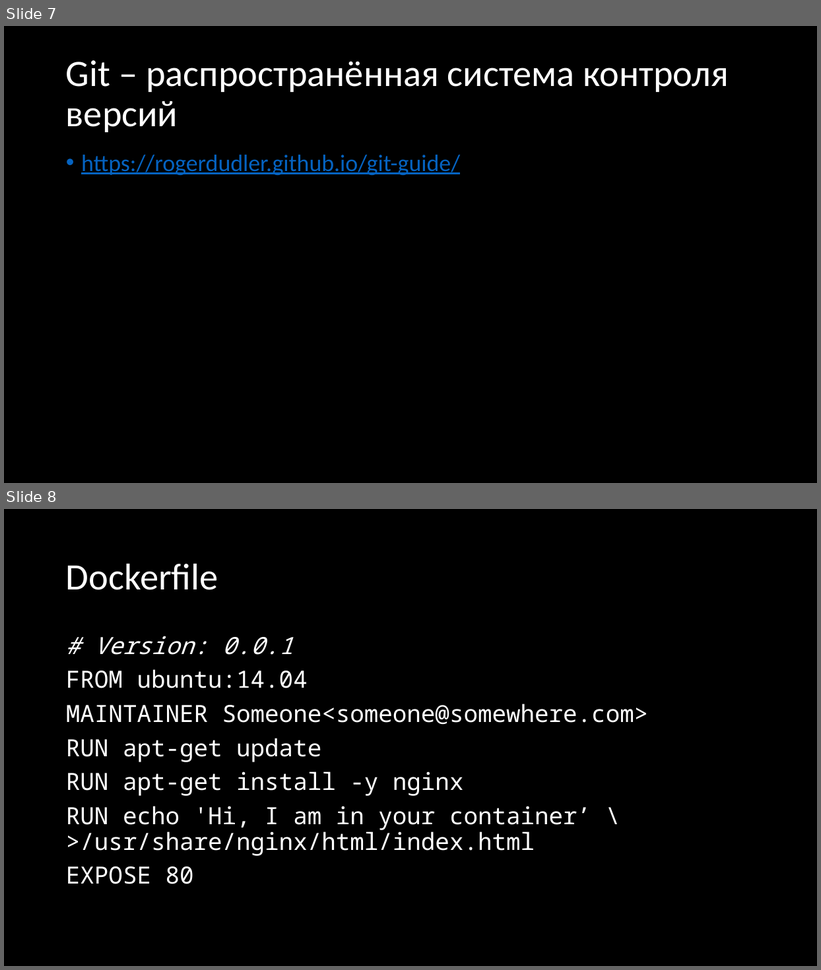
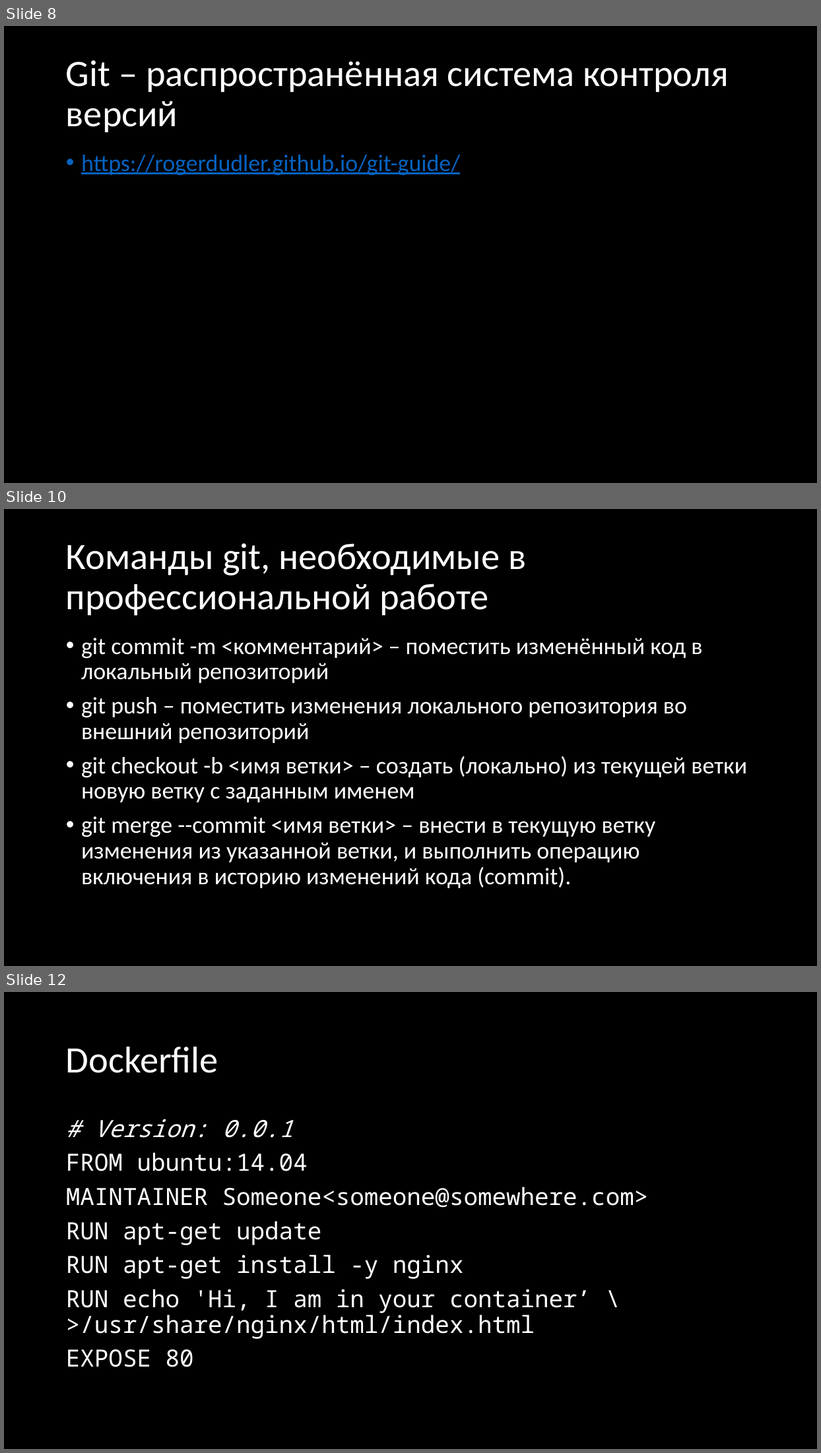
Before and after one commit to anakham/MIET.AI.Course, a slide deck: Лекция 0/Лекция 0. Вводная.pptx. Shown one above the other, each under a label of ours: slides 7 and 8 before the commit, slides 8, 10 and 12 after it; the slides between them are not shown. The pictures are 821x970 and 821x1453 pixels, drawn with LibreOffice and Linux fonts; fonts in the diff are those of the drawing. Boxes give left, top, right and bottom in pixels: in the first picture for what was removed or moved away, otherwise in the second. Text is boxed around its words. In the diff, an @@ line names an element or a change of style, - is before the commit and + after.

```diff
--- a/Лекция 0/Лекция 0. Вводная.pptx
+++ b/Лекция 0/Лекция 0. Вводная.pptx
@@ slide 10 added at (x1=4, y1=509, x2=817, y2=966), background #000000 @@
@@ title added at (x1=66, y1=543, x2=526, y2=616), 44 pt, text #FFFFFF @@
+Команды git, необходимые в профессиональной работе
@@ text added at (x1=81, y1=638, x2=747, y2=889), 28 pt, text #FFFFFF @@
+• git commit -m <комментарий> – поместить изменённый код в локальный репозиторий
+• git push – поместить изменения локального репозитория во внешний репозиторий
+• git checkout -b <имя ветки> – создать (локально) из текущей ветки новую ветку с заданным именем
+• git merge --commit <имя ветки> – внести в текущую ветку изменения из указанной ветки, и выполнить операцию включения в историю изменений кода (commit).
@@ what was slide 7 is now slide 8 @@
@@ what was slide 8 is now slide 12 @@
```
Also in this commit, not shown: 3 slides changed, 3 other slides added, 2 other files.
